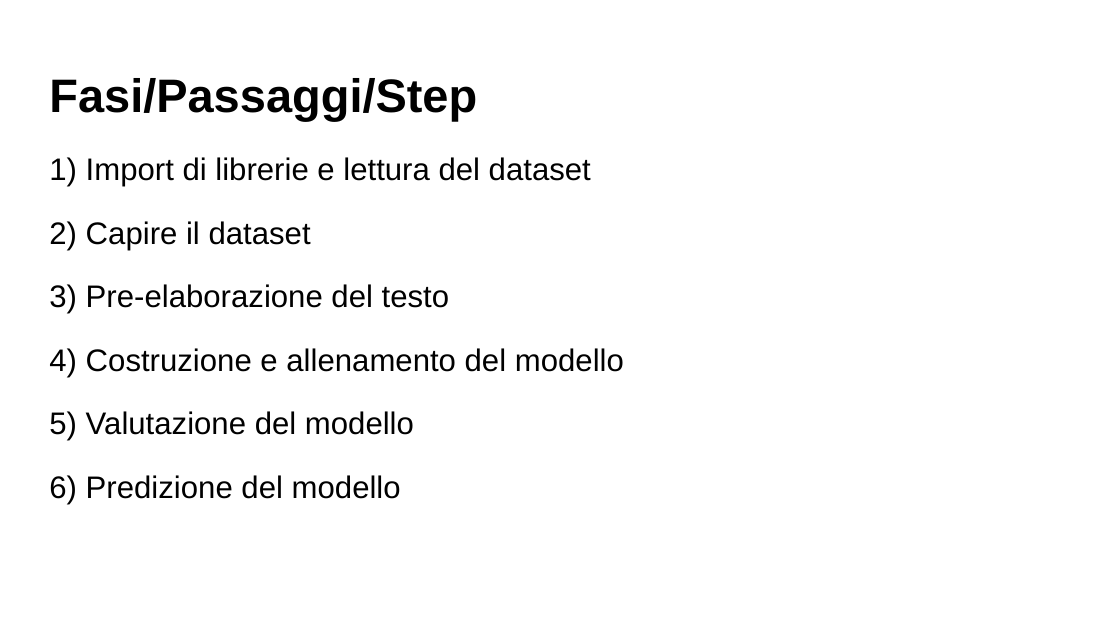
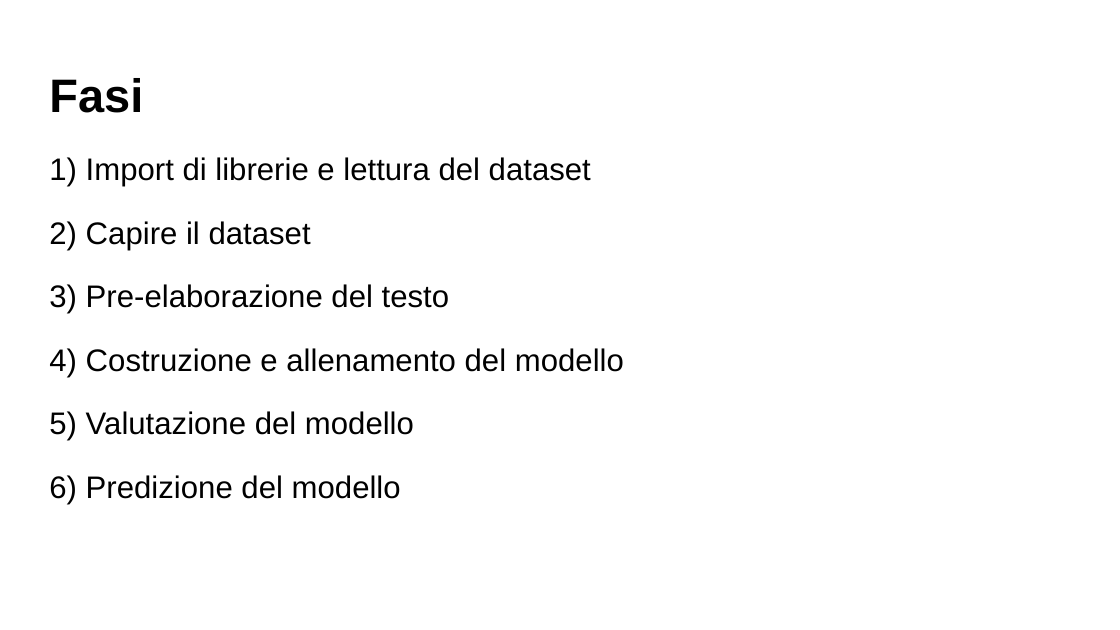
Before and after one commit to tahakhalil/MdP, a slide deck: slide 46 of Progetto Principi percezione.pptx. Drawn at 1120x630 pixels with LibreOffice and Linux fonts; fonts in the diff are those of the drawing. Boxes give left, top, right and bottom in pixels: in the first picture for what was removed or moved away, otherwise in the second. Text is boxed around its words. In the diff, an @@ line names an element or a change of style, - is before the commit and + after.

```diff
--- a/Progetto Principi percezione.pptx
+++ b/Progetto Principi percezione.pptx
@@ title at [49,78,143,113]: text changed @@
-Fasi/Passaggi/Step
+Fasi
```
Also in this commit, not shown: 1 other slide changed.
